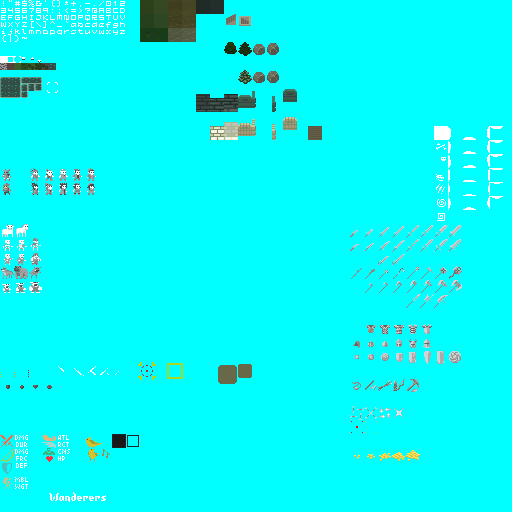
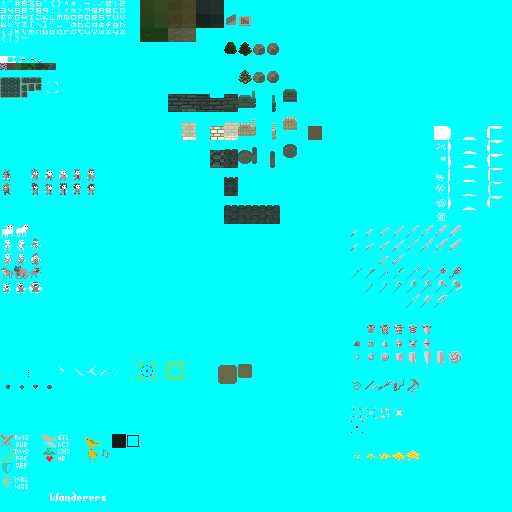
Layered file, before and after one edit (512 × 512). Changes by layer:
painted on "Main" over [168, 14, 390, 461]
